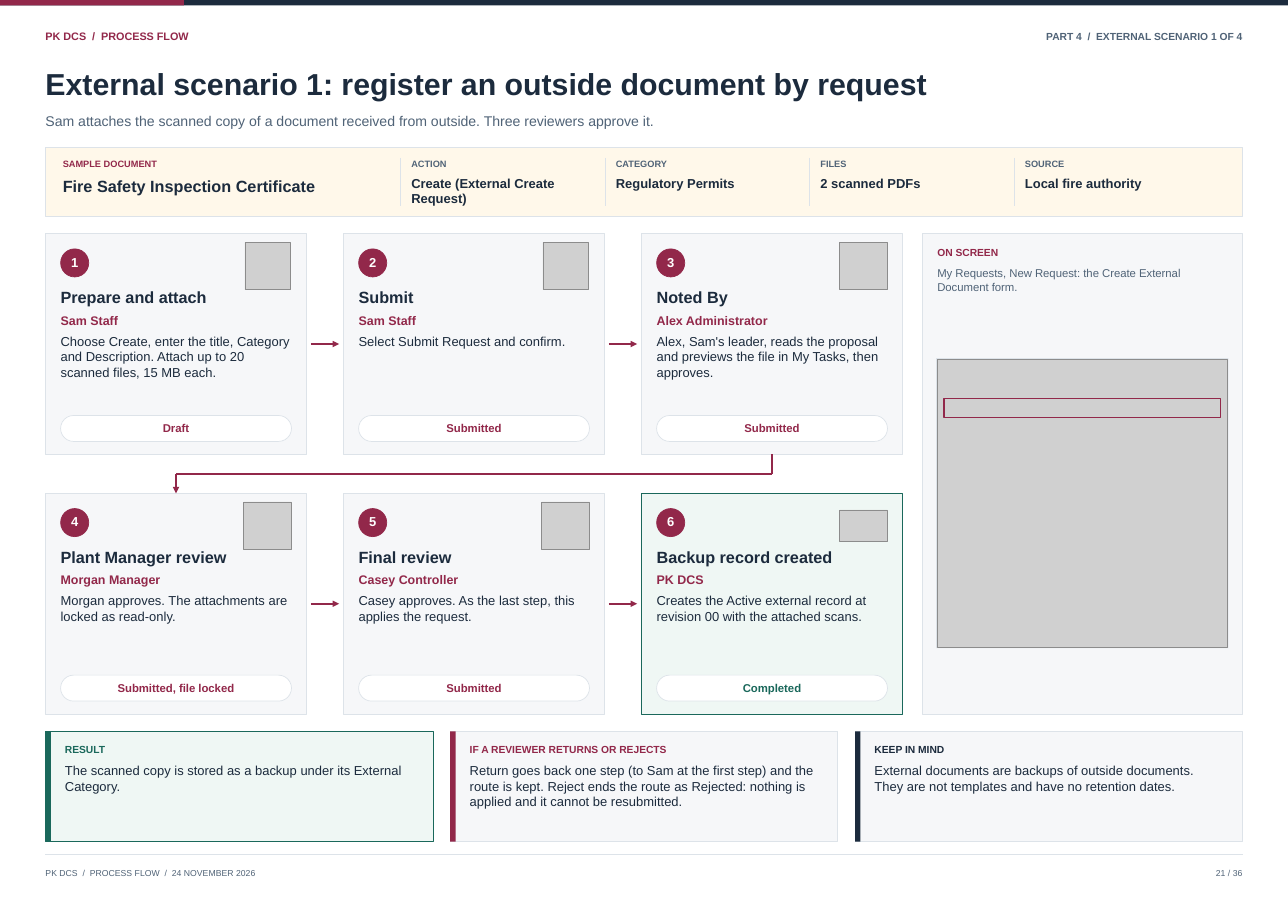
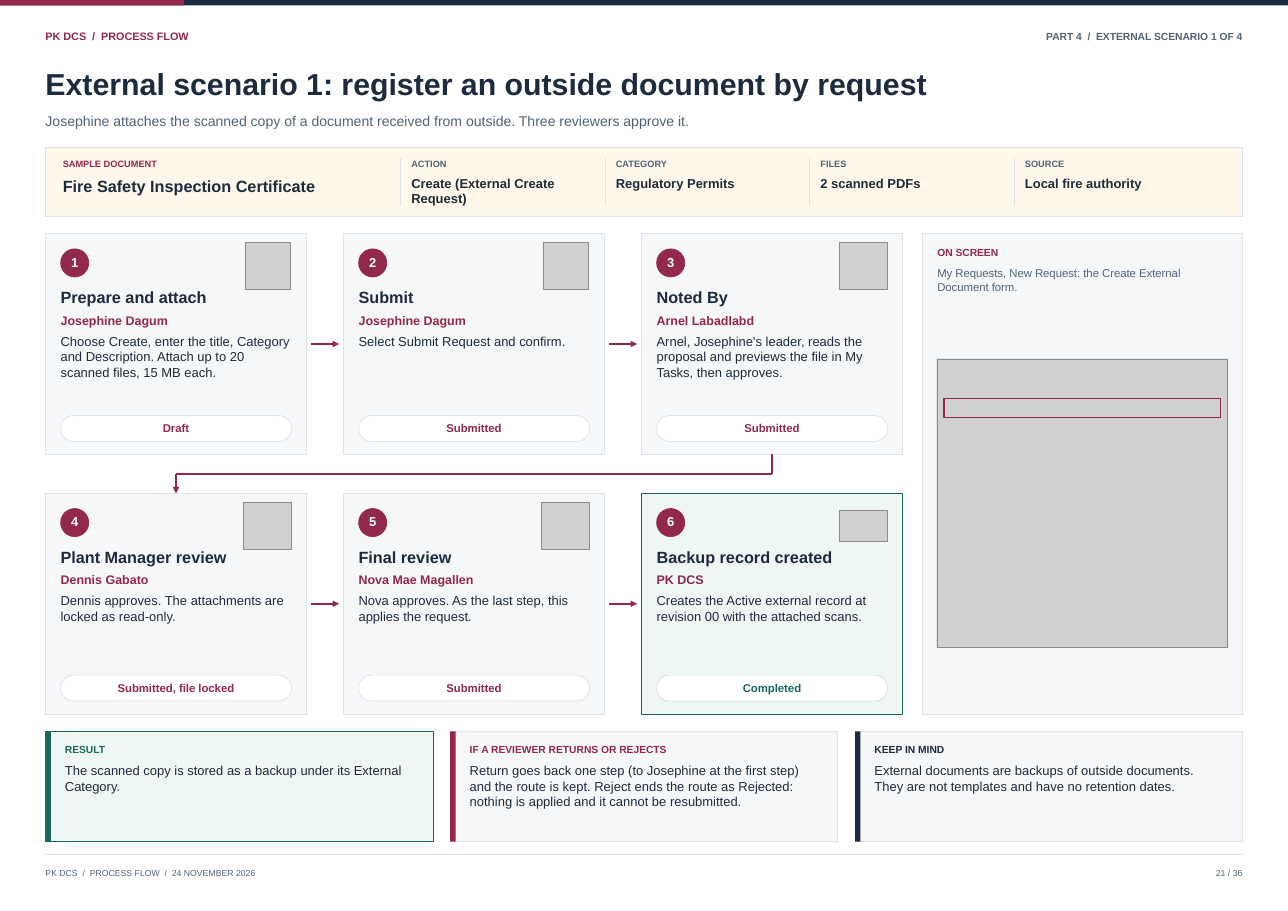
Before and after one commit to curib123/pk_document_tracking_system, a slide deck: slide 21 of docs/system-documentation/PK_DCS_Process_Flow.pptx. Drawn at 1288x911 pixels with LibreOffice and Linux fonts; fonts in the diff are those of the drawing; grey boxes stand for pictures. Boxes give left, top, right and bottom in pixels: in the first picture for what was removed or moved away, otherwise in the second. Text is boxed around its words. In the diff, an @@ line names an element or a change of style, - is before the commit and + after.

```diff
--- a/docs/system-documentation/PK_DCS_Process_Flow.pptx
+++ b/docs/system-documentation/PK_DCS_Process_Flow.pptx
@@ text at <box>45,116,689,129</box>: text changed @@
-Sam attaches the scanned copy of a document received from outside. Three reviewers approve it.
+Josephine attaches the scanned copy of a document received from outside. Three reviewers approve it.
@@ text at <box>61,316,168,328</box>: text changed @@
-Sam Staff
+Josephine Dagum
@@ text at <box>359,316,466,328</box>: text changed @@
-Sam Staff
+Josephine Dagum
@@ text at <box>657,316,754,325</box>: text changed @@
-Alex Administrator
+Arnel Labadlabd
@@ text at <box>657,336,862,380</box>: text changed @@
-Alex, Sam's leader, reads the proposal and previews the file in My Tasks, then approves.
+Arnel, Josephine's leader, reads the proposal and previews the file in My Tasks, then approves.
@@ text at <box>61,595,284,624</box>: text changed @@
-Morgan approves. The attachments are locked as read-only.
+Dennis approves. The attachments are locked as read-only.
@@ text at <box>61,575,149,584</box>: text changed @@
-Morgan Manager
+Dennis Gabato
@@ text at <box>359,595,568,624</box>: text changed @@
-Casey approves. As the last step, this applies the request.
+Nova approves. As the last step, this applies the request.
@@ text at <box>359,575,473,587</box>: text changed @@
-Casey Controller
+Nova Mae Magallen
@@ text at <box>470,765,799,809</box>: text changed @@
-Return goes back one step (to Sam at the first step) and the route is kept. Reject ends the route as Rejected: nothing is applied and it cannot be resubmitted.
+Return goes back one step (to Josephine at the first step) and the route is kept. Reject ends the route as Rejected: nothing is applied and it cannot be resubmitted.
```
Also in this commit, not shown: 29 other slides changed, 3 other files.
